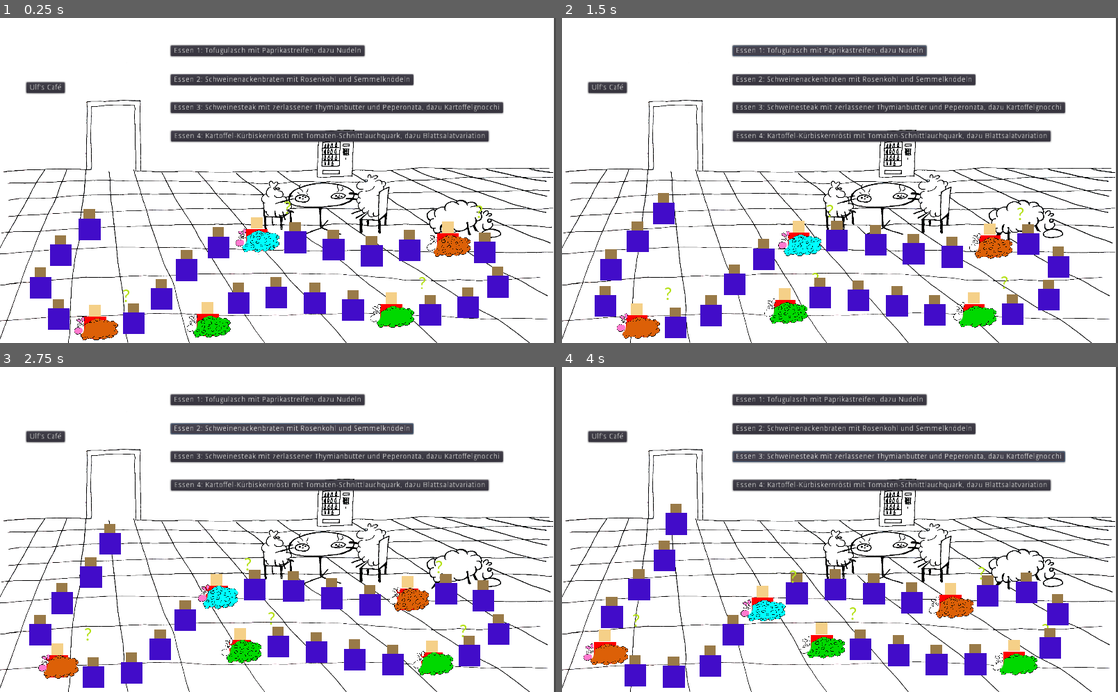
Above: before the commit, frames 1-4 (two rows, left to right).
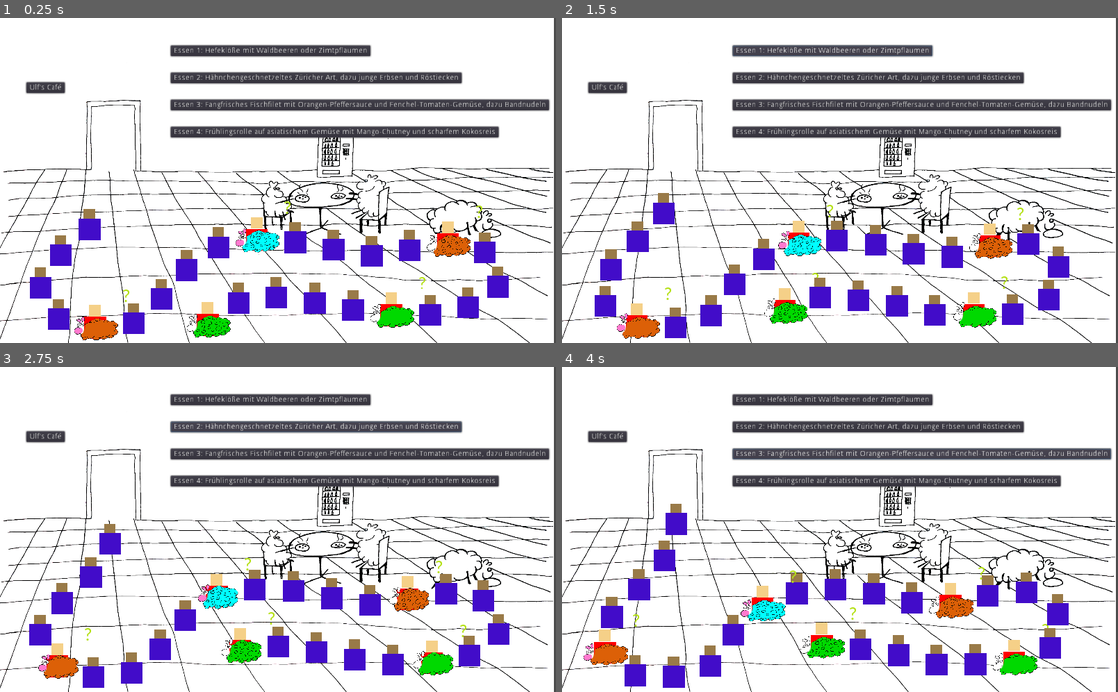
Above: after the commit, the same moments.

Repository: onsetsu/HPIGameJam
Game: Godot game, scene res://Scenes/Mensa.tscn
Same seed, same stepped clock (60 frames per second), same inputs: the game is played once before the commit and once after it.
Inputs (mouse positions are in pixels of both pictures, inside the frame that each line leads up to):
- Up to frame 1 (0.25 s): no input
- Up to frame 2 (1.5 s): click (828, 50) at 0.5 s, where only the run before the commit has a clickable "Essen 1: Tofugulasch mit Papr…"; click (834, 50) at 1.25 s, where only the run after the commit has a clickable "Essen 1: Hefeklöße mit Waldbe…"
- Up to frame 3 (2.75 s): click (294, 428) at 2 s, where only the run before the commit has a clickable "Essen 2: Schweinenackenbraten…"
- Up to frame 4 (4 s): click (878, 425) at 2.75 s, where only the run after the commit has a clickable "Essen 2: Hähnchengeschnetzelt…"; click (901, 458) at 3.5 s, where only the run before the commit has a clickable "Essen 3: Schweinesteak mit ze…"

The runs differ from the first frame. In frame 1, 6.8% of the frame differs, in the area x 30-99%, y 8-39%; in frame 2, 6.8%; in frame 3, 7.0%; in frame 4, 7.0%.

Commit message:
random dishes

Diff:
--- a/Scenes/Mensa.tscn
+++ b/Scenes/Mensa.tscn
@@ -16,29 +16,6 @@
 
 [node name="dishes" type="Node2D" parent="."]
 position = Vector2( 314.366, 50.692 )
-
-[node name="Tofugulasch" parent="dishes" instance=ExtResource( 3 )]
-_name = "Tofugulasch mit Paprikastreifen, dazu Nudeln"
-_ingredients = [ "Gluten", "Soja" ]
-_number = 1
-
-[node name="Schweinenackenbraten" parent="dishes" instance=ExtResource( 3 )]
-position = Vector2( 0, 53.3404 )
-_name = "Schweinenackenbraten mit Rosenkohl und Semmelknödeln"
-_ingredients = [ "Schweinefleisch", "Rosenkohl", "Gluten", "Ei", "Milch" ]
-_number = 2
-
-[node name="Schweinesteak" parent="dishes" instance=ExtResource( 3 )]
-position = Vector2( 0.0714674, 104.963 )
-_name = "Schweinesteak mit zerlassener Thymianbutter und Peperonata, dazu Kartoffelgnocchi"
-_ingredients = [ "Schweinefleisch", "Milch", "Gluten", "Ei", "Pilze" ]
-_number = 3
-
-[node name="Kartoffel-Kürbiskernrösti" parent="dishes" instance=ExtResource( 3 )]
-position = Vector2( 0.501217, 157.661 )
-_name = "Kartoffel-Kürbiskernrösti mit Tomaten-Schnittlauchquark, dazu Blattsalatvariation"
-_ingredients = [ "Milch", "Ei", "Senf", "Gluten", "Soja" ]
-_number = 4
 
 [node name="Ulf's Café" parent="dishes" instance=ExtResource( 3 )]
 position = Vector2( -265.941, 68.0187 )
@@ -60,6 +37,26 @@
 __meta__ = {
 "_edit_group_": true
 }
+
+[node name="Tofugulasch" parent="more_dishes" instance=ExtResource( 3 )]
+_name = "Tofugulasch mit Paprikastreifen, dazu Nudeln"
+_ingredients = [ "Gluten", "Soja" ]
+_number = 1
+
+[node name="Schweinenackenbraten" parent="more_dishes" instance=ExtResource( 3 )]
+_name = "Schweinenackenbraten mit Rosenkohl und Semmelknödeln"
+_ingredients = [ "Schweinefleisch", "Rosenkohl", "Gluten", "Ei", "Milch" ]
+_number = 2
+
+[node name="Schweinesteak" parent="more_dishes" instance=ExtResource( 3 )]
+_name = "Schweinesteak mit zerlassener Thymianbutter und Peperonata, dazu Kartoffelgnocchi"
+_ingredients = [ "Schweinefleisch", "Milch", "Gluten", "Ei", "Pilze" ]
+_number = 3
+
+[node name="Kartoffel-Kürbiskernrösti" parent="more_dishes" instance=ExtResource( 3 )]
+_name = "Kartoffel-Kürbiskernrösti mit Tomaten-Schnittlauchquark, dazu Blattsalatvariation"
+_ingredients = [ "Milch", "Ei", "Senf", "Gluten", "Soja" ]
+_number = 4
 
 [node name="Frühlingsrolle" parent="more_dishes" instance=ExtResource( 3 )]
 _name = "Frühlingsrolle auf asiatischem Gemüse mit Mango-Chutney und scharfem Kokosreis"
--- a/Scripts/Mensa.gd
+++ b/Scripts/Mensa.gd
@@ -4,7 +4,31 @@
 var ingredients_scene = preload("res://Scripts/Ingredients.gd")
 
 func _ready():
+    setup_dishes()
     hide_details()
+
+func setup_dishes():
+    var all_dishes = $more_dishes.get_children().duplicate()
+    all_dishes.shuffle()
+
+    var selected_dishes = [false, false, false, false]
+    for dish in all_dishes:
+        if not selected_dishes[dish._number - 1]:
+            selected_dishes[dish._number - 1] = dish
+            print('selected a dish')
+
+    var ulf = $dishes.get_children()[0]
+    $dishes.remove_child(ulf)
+
+    var offset = Vector2(0, 50)
+    var i = 0
+    for dish in selected_dishes:
+        dish.get_parent().remove_child(dish)
+        $dishes.add_child(dish)
+        dish.position = offset * i
+        i += 1
+
+    $dishes.add_child(ulf)
 
 func _process(delta):
     pass
